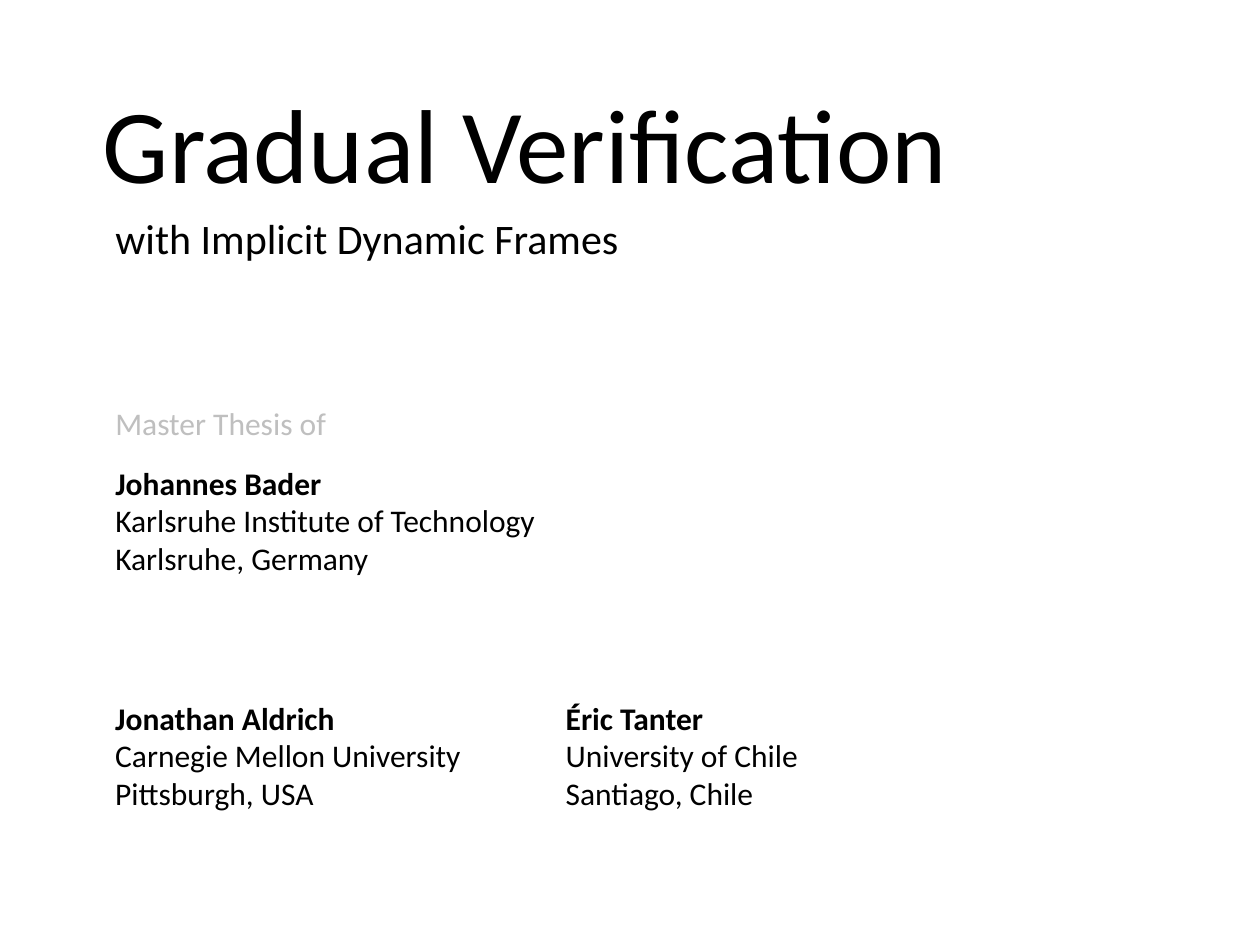
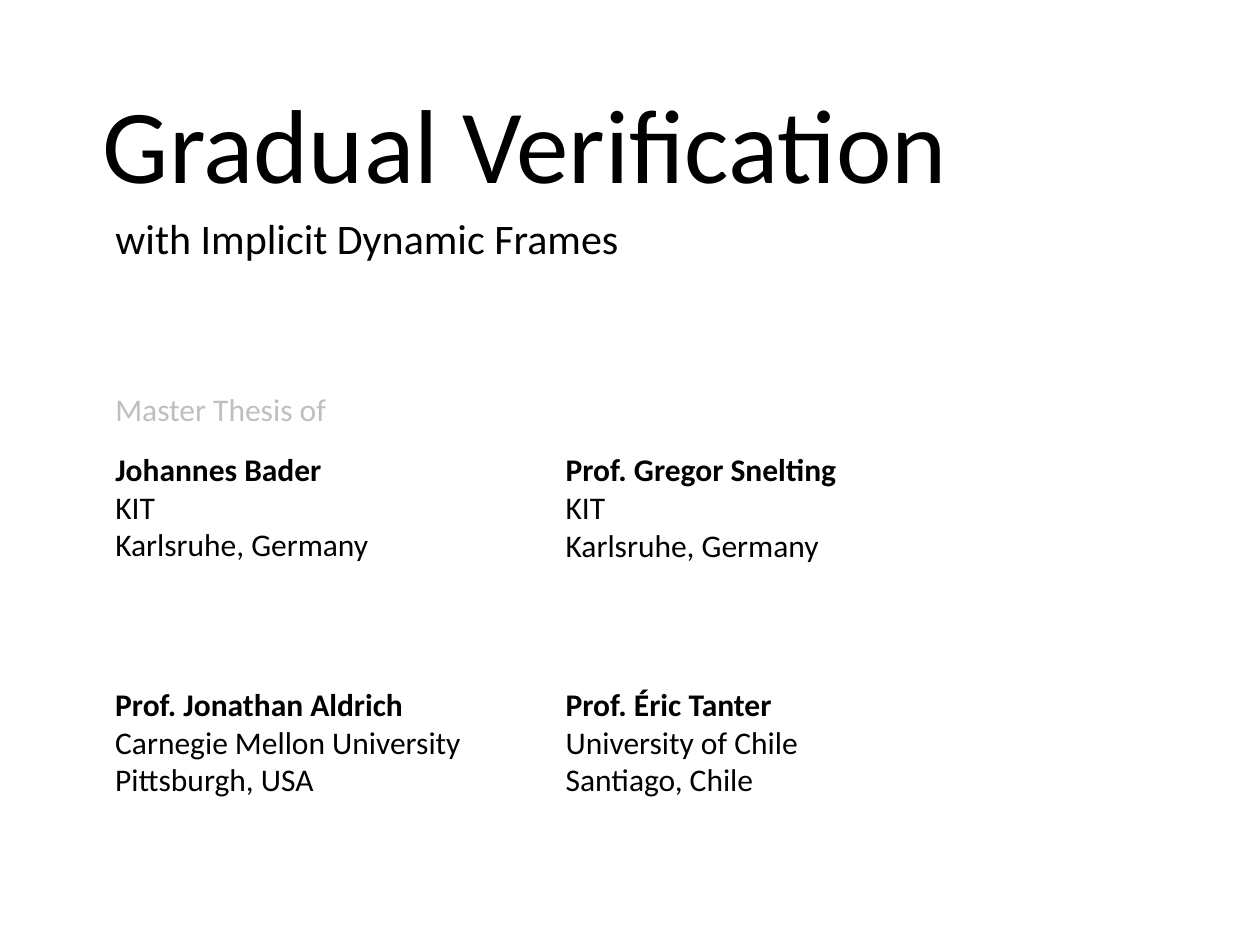
Before and after one commit to olydis/GradVerThesis, a slide deck: slide 1 of presentation/Final.pptx. Drawn at 1260x945 pixels with LibreOffice and Linux fonts; fonts in the diff are those of the drawing. Boxes give left, top, right and bottom in pixels: in the first picture for what was removed or moved away, otherwise in the second. Text is boxed around its words. In the diff, an @@ line names an element or a change of style, - is before the commit and + after.

```diff
--- a/presentation/Final.pptx
+++ b/presentation/Final.pptx
@@ text "Master Thesis of" moved from (x1=115, y1=413, x2=535, y2=575) to (x1=115, y1=399, x2=368, y2=561) @@
@@ text added at (x1=566, y1=459, x2=837, y2=562), 18 pt, text #000000 @@
+Prof. Gregor Snelting
+KIT
+Karlsruhe, Germany
@@ text at (x1=115, y1=498, x2=155, y2=519): text changed @@
-Karlsruhe Institute of Technology
+KIT
@@ text "Prof. Jonathan Aldrich" moved from (x1=115, y1=708, x2=460, y2=811) to (x1=115, y1=694, x2=460, y2=797) @@
@@ text "Prof. Éric Tanter" moved from (x1=566, y1=703, x2=797, y2=811) to (x1=566, y1=689, x2=797, y2=797) @@
@@ text at (x1=566, y1=689, x2=772, y2=717): text changed @@
-Éric Tanter
+Prof. Éric Tanter
@@ text at (x1=115, y1=694, x2=403, y2=717): text changed @@
-Jonathan Aldrich
+Prof. Jonathan Aldrich
```
Also in this commit, not shown: 2 other slides changed.
